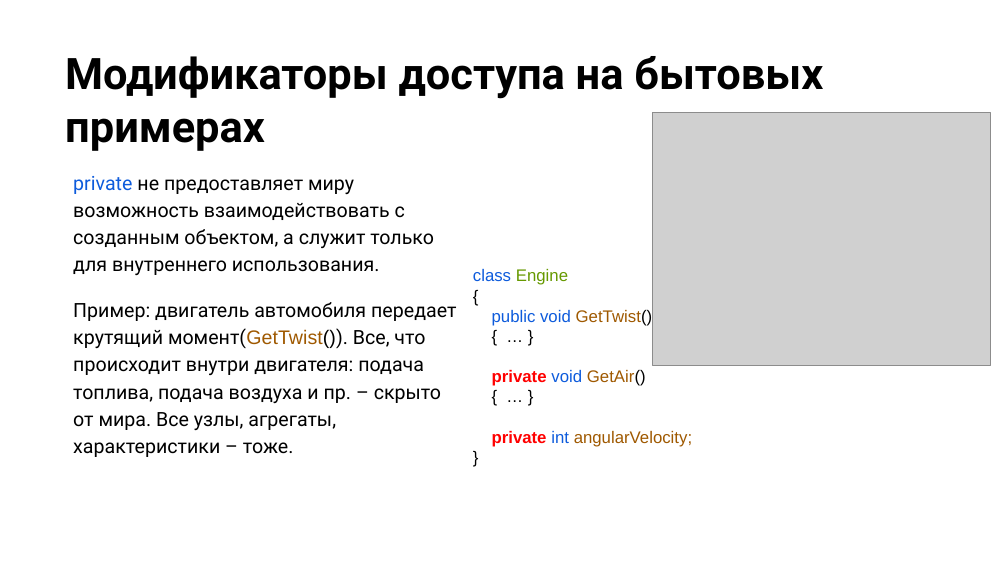
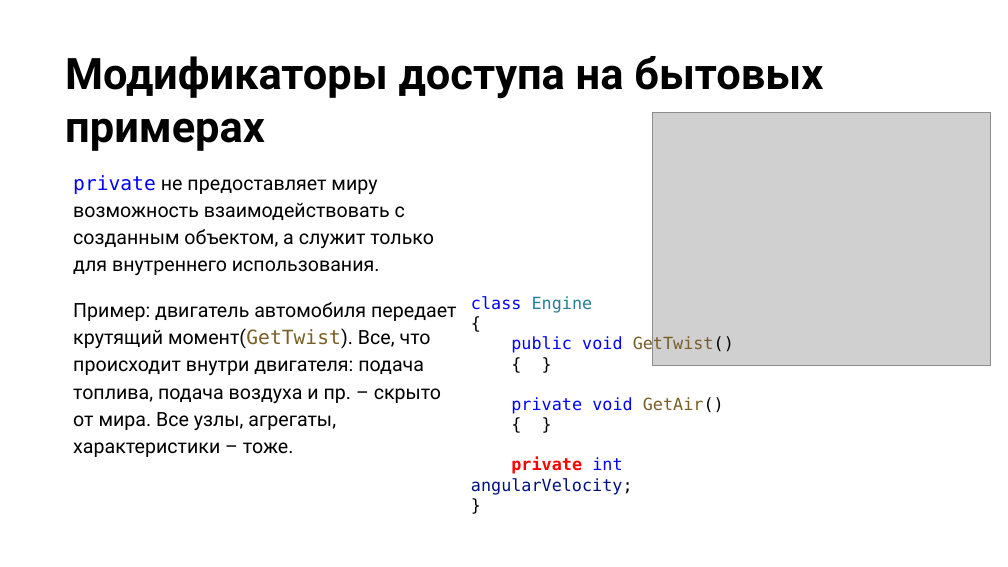
Before and after one commit to NilovPavel/OOP, a slide deck: slide 20 of ООПp.1.pptx. Drawn at 1008x567 pixels with LibreOffice and Linux fonts; fonts in the diff are those of the drawing; grey boxes stand for pictures; background and template pictures are left out. Boxes give left, top, right and bottom in pixels: in the first picture for what was removed or moved away, otherwise in the second. Text is boxed around its words. In the diff, an @@ line names an element or a change of style, - is before the commit and + after.

```diff
--- a/ООПp.1.pptx
+++ b/ООПp.1.pptx
@@ text at (73,175,434,276): font Roboto to DejaVu Sans Mono, text colour #0D5BDC to #0000FF in "private" @@
@@ text at (471,296,734,495): text changed; font Arial to DejaVu Sans Mono @@
-{ … }
+{ }
@@ text at (471,296,734,495): text changed; font Arial to DejaVu Sans Mono @@
-{ … }
+{ }
@@ text "class Engine": place and size @@
-text "class Engine" at (473,269,692,447)
+text "class Engine" at (471,296,734,495)
@@ text at (471,296,734,495): font Arial to DejaVu Sans Mono; text colour #0D5BDC to #0000FF in "class", "public void", "void", "int"; text colour #669900 to #267F99 in "Engine"; text colour #A05900 to #795E26 in "GetTwist()", "GetAir()"; text colour #FF0000 to #0000FF, bold off in "private"; text colour #A05900 to #001080, text colour #A05900 to #000000 in "angularVelocity;" @@
@@ text at (73,302,456,457): text changed @@
-Пример: двигатель автомобиля передает крутящий момент(GetTwist()). Все, что происходит внутри двигателя: подача топлива, подача воздуха и пр. – скрыто от мира. Все узлы, агрегаты, характеристики – тоже.
+Пример: двигатель автомобиля передает крутящий момент(GetTwist). Все, что происходит внутри двигателя: подача топлива, подача воздуха и пр. – скрыто от мира. Все узлы, агрегаты, характеристики – тоже.
```
Also in this commit, not shown: 10 other slides changed, 1 slide added, 5 other files.
